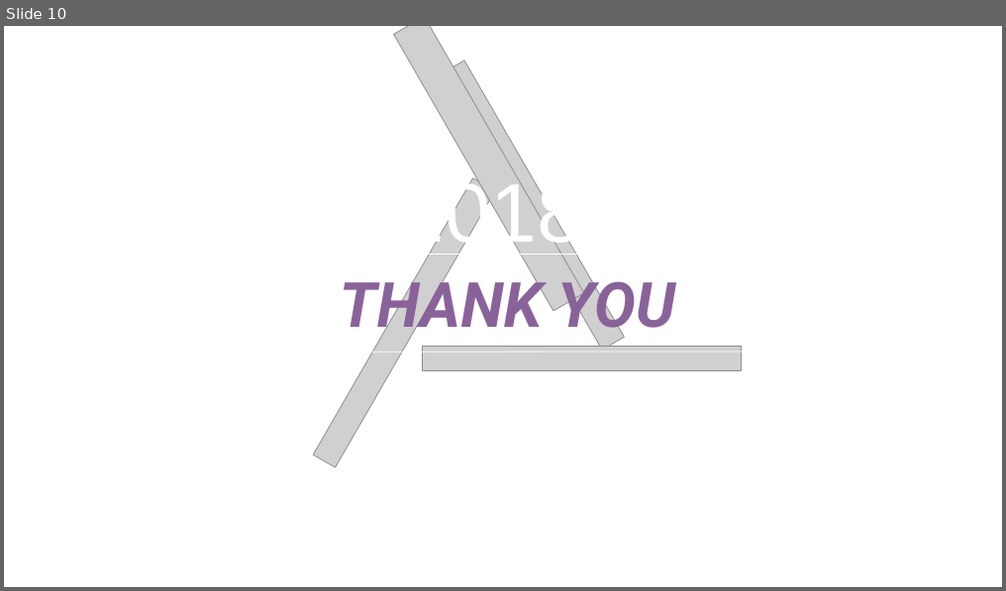
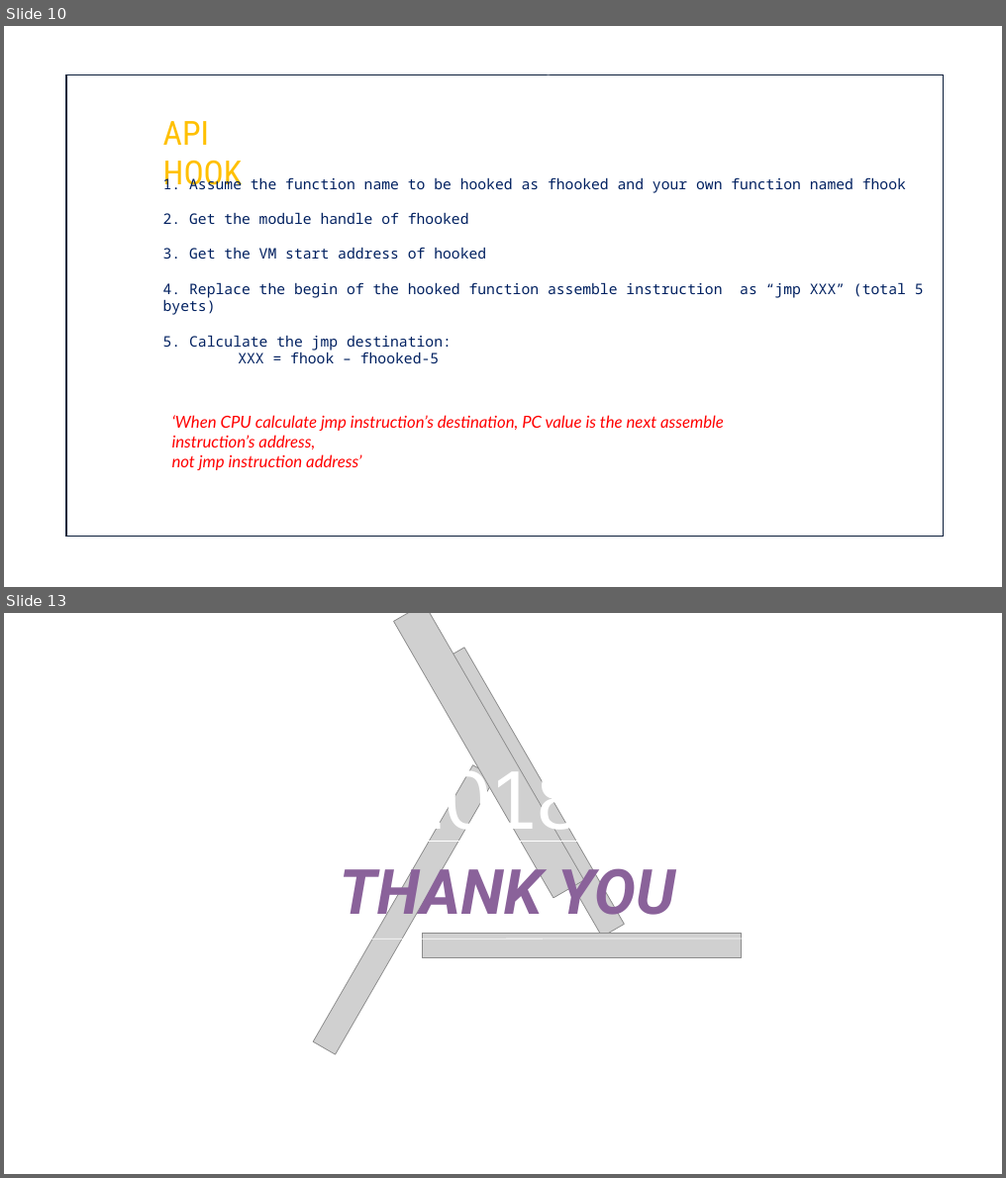
Before and after one commit to Jasey/hook, a slide deck: APIHOOK/GameHack.pptx. Shown one above the other, each under a label of ours: slide 10 before the commit, slides 10 and 13 after it; the slides between them are not shown. The pictures are 1006x591 and 1006x1178 pixels, drawn with LibreOffice and Linux fonts; fonts in the diff are those of the drawing; grey boxes stand for pictures; background and template pictures are left out. Boxes give left, top, right and bottom in pixels: in the first picture for what was removed or moved away, otherwise in the second. Text is boxed around its words. In the diff, an @@ line names an element or a change of style, - is before the commit and + after.

```diff
--- a/APIHOOK/GameHack.pptx
+++ b/APIHOOK/GameHack.pptx
@@ slide 10 added at box(4, 26, 1002, 587), background picture (left out) @@
@@ rectangle added at box(66, 76, 943, 537), fill #FFFFFF at 80% opacity, outline #0A1E3A 1 pt @@
@@ text added at box(392, 75, 556, 76), 24 pt, text #FFFFFF, bold @@
+Game Hacking
@@ text added at box(163, 121, 243, 189), 32 pt, text #FFC000 @@
+API HOOK
@@ text added at box(163, 176, 906, 364), 14 pt, text #002060 @@
+1. Assume the function name to be hooked as fhooked and your own function named fhook
+2. Get the module handle of fhooked
+3. Get the VM start address of hooked
+4. Replace the begin of the hooked function assemble instruction as “jmp XXX” (total 5 byets)
+5. Calculate the jmp destination:
+XXX = fhook – fhooked-5
@@ text added at box(172, 415, 724, 471), 16 pt, text #FF0000, italic @@
+‘When CPU calculate jmp instruction’s destination, PC value is the next assemble instruction’s address,
+not jmp instruction address’
@@ what was slide 10 is now slide 13 @@
```
Also in this commit, not shown: 2 slides changed, 2 other slides added.
